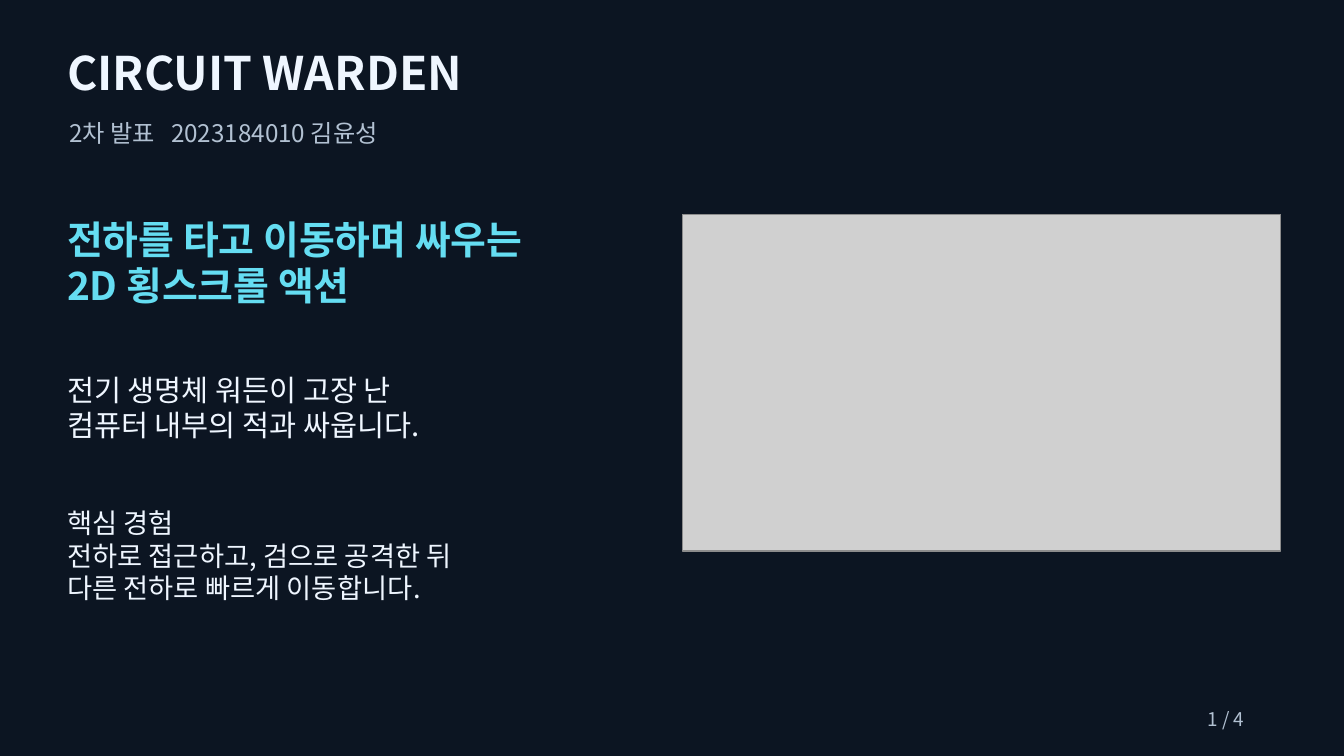
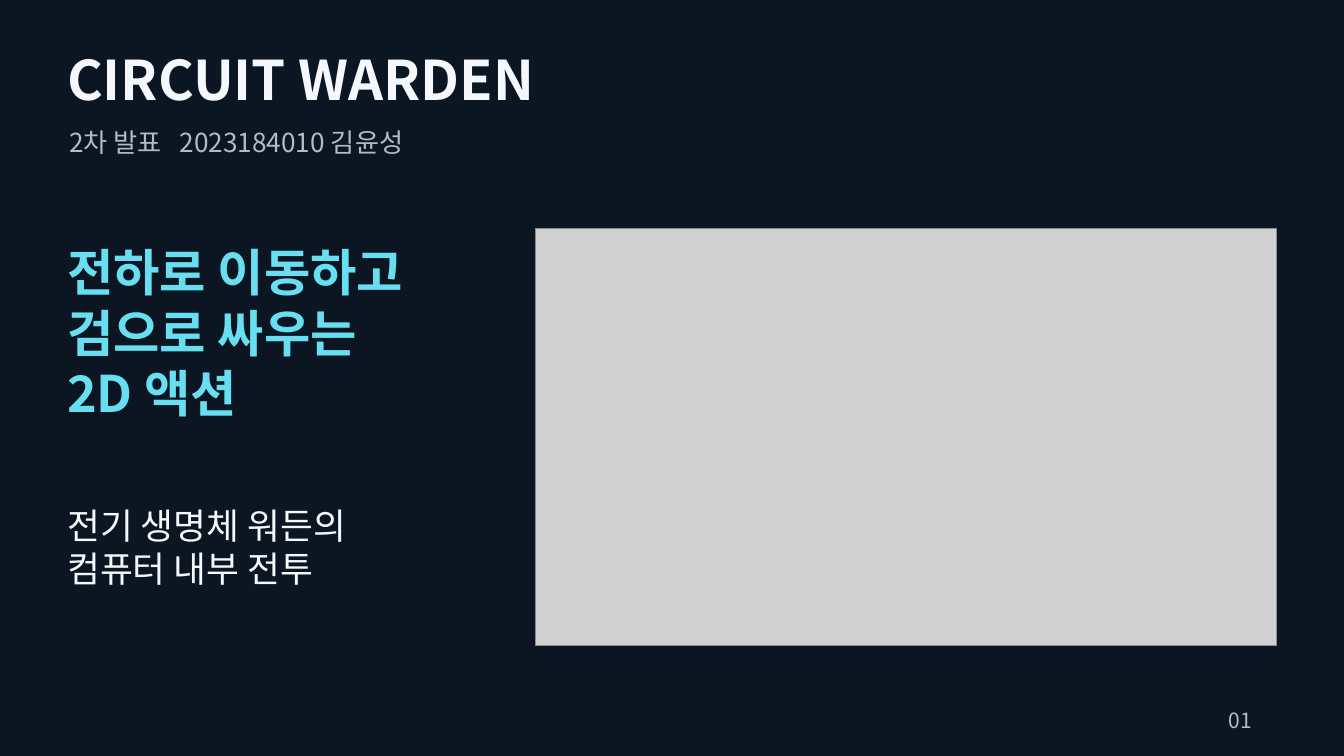
Before and after one commit to snooy-dev/circuit-warden, a slide deck: slide 1 of Circuit_Warden_Phase2_Presentation.pptx. Drawn at 1344x756 pixels with LibreOffice and Linux fonts; fonts in the diff are those of the drawing; grey boxes stand for pictures. Boxes give left, top, right and bottom in pixels: in the first picture for what was removed or moved away, otherwise in the second. Text is boxed around its words. In the diff, an @@ line names an element or a change of style, - is before the commit and + after.

Commit message:
docs(presentation): 프리텐다드 적용과 발표 구성 개선
가독성 개선 요청에 따라 5장으로 분리하고 글자와 게임 화면을 확대했다. 캐릭터 변경을 이미지로 비교하며 새 기능 기획·검증에 따른 일정 지연 사유도 반영했다.

최종 5장 시각 확인과 PPTX 구조·배치·프리텐다드 지정 검사를 통과했다. 삽입 영상 해시 보존을 확인했다. PowerPoint 발표 모드 재생과 실제 낭독 시간은 미검사다.

```diff
--- a/Circuit_Warden_Phase2_Presentation.pptx
+++ b/Circuit_Warden_Phase2_Presentation.pptx
@@ text "CIRCUIT WARDEN" at [67, 59, 534, 101]: size 33 to 39 pt, text colour #EFF6FF to #F4F8FC @@
@@ text "2차 발표 2023184010 김윤성": place and size @@
-text "2차 발표 2023184010 김윤성" at [69, 122, 378, 144]
+text "2차 발표 2023184010 김윤성" at [69, 130, 403, 154]
@@ text "2차 발표 2023184010 김윤성" at [69, 130, 403, 154]: size 17.2 to 18.8 pt, text colour #B2C1D2 to #AFBCCC @@
@@ picture: place and size @@
-picture at [683, 215, 1281, 552]
+picture at [535, 229, 1276, 646]
@@ text at [67, 248, 403, 417]: text changed; size 27.8 to 36 pt; text colour #65DDF2 to #67DFF1 @@
-전하를 타고 이동하며 싸우는
-2D 횡스크롤 액션
+전하로 이동하고
+검으로 싸우는
+2D 액션
@@ text at [67, 509, 347, 585]: text changed; size 21 to 25.5 pt; text colour #EFF6FF to #F4F8FC @@
-전기 생명체 워든이 고장 난
-컴퓨터 내부의 적과 싸웁니다.
+전기 생명체 워든의
+컴퓨터 내부 전투
@@ text removed at [67, 510, 452, 600] @@
-핵심 경험
-전하로 접근하고, 검으로 공격한 뒤
-다른 전하로 빠르게 이동합니다.
@@ text at [1228, 712, 1251, 728]: text changed; size 13.5 to 15 pt; text colour #B2C1D2 to #AFBCCC @@
-1 / 4
+01
```
Also in this commit, not shown: 2 other slides changed, 2 slides added, 1 slide removed, 1 other file.
